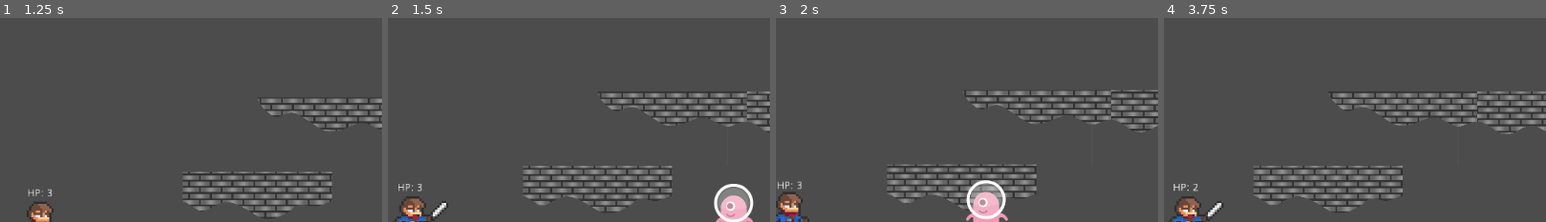
Above: before the commit, frames 1-4 (left to right).
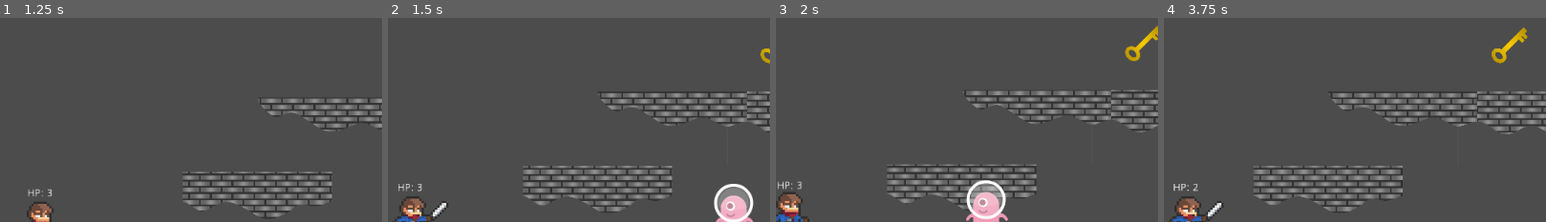
Above: after the commit, the same moments.

Repository: RodrigoSonego/the-beasts-call
Game: Godot game, scene res://scenes/levels/Level-1.tscn
The game is run twice, just before and just after one commit, with the same random seed, the same clock (stepped at 60 frames per second) and the same inputs.
Inputs:
- Up to frame 1 (1.25 s): hold Right (move_right) from 0.53 s (still down); tap Down (interact_with_door) at 0.6 s; tap Up (jump) at 0.77 s
- Up to frame 2 (1.5 s): keep holding Right (move_right); tap Z (attack) at 1.35 s
- Up to frame 3 (2 s): keep holding Right (move_right); tap Up (jump) at 1.52 s; tap Down (interact_with_door) at 1.55 s
- Up to frame 4 (3.75 s): release Right (move_right) at 2.03 s; hold Left (move_left) 2.03-2.78 s; tap Down (interact_with_door) at 2.1, 2.85 s; hold Right (move_right) from 2.78 s (still down); tap Up (jump) at 3.02 s; tap Z (attack) at 3.6 s
The pictures show only the part of the screen within x 50-100%, y 2-52%; the shares and areas given below are measured in that part.

Frame 1 is identical in both runs. In frame 2, 0.1% of the frame differs, in the area x 97-100%, y 14-23%; in frame 3, 0.4%; in frame 4, 0.5%, in the area x 85-96%, y 4-23%.

Commit message:
feature: locked doors

Diff:
--- a/scenes/levels/Level-1.tscn
+++ b/scenes/levels/Level-1.tscn
@@ -6,6 +6,7 @@
 [ext_resource path="res://scenes/Items/Potion.tscn" type="PackedScene" id=4]
 [ext_resource path="res://scripts/Level.gd" type="Script" id=5]
 [ext_resource path="res://scenes/Items/Door.tscn" type="PackedScene" id=6]
+[ext_resource path="res://scenes/Items/Key.tscn" type="PackedScene" id=7]
 
 [node name="DemoLevel" type="Node2D"]
 script = ExtResource( 5 )
@@ -33,5 +34,9 @@
 
 [node name="Door" parent="." instance=ExtResource( 6 )]
 position = Vector2( 1054, 454 )
+is_locked = true
+
+[node name="Key" parent="." instance=ExtResource( 7 )]
+position = Vector2( 943, 238 )
 
 [connection signal="on_door_interaction" from="Door" to="." method="_on_change_level"]
--- a/scripts/Door.gd
+++ b/scripts/Door.gd
@@ -1,21 +1,28 @@
 extends Area2D
 
 signal on_door_interaction()
+export var is_locked:= false
 
 var is_player_in_range:= false
+var player_has_key := false
 
 func _physics_process(delta):
 	if(is_player_in_range == false): return
 
 	if(Input.is_action_just_pressed("interact_with_door")):
+		if (is_locked and player_has_key == false):
+			print('ta trancada manito')
+			return
+
 		emit_signal("on_door_interaction")
 
-
 func _on_Door_area_entered(area):
-	print('entrou aqui')
 	is_player_in_range = true
 
+	var player: Player
+	player = area.get_node("..")
+
+	player_has_key = player.get_has_key()
 
 func _on_Door_area_exited(area):
-	print('saiu')
 	is_player_in_range = false
--- a/scripts/Level.gd
+++ b/scripts/Level.gd
@@ -5,5 +5,4 @@
 export var level_index := 0
 
 func _on_change_level():
-	print('chegou aqui')
 	emit_signal("level_changed", level_index)
--- a/scripts/Player.gd
+++ b/scripts/Player.gd
@@ -7,7 +7,7 @@
 
 export var attack_knockback := 500.0
 
-var keys_held := 0
+var has_key := false
 
 func _ready():
 	anim_state_machine = $AnimationTree.get("parameters/playback")
@@ -116,7 +116,14 @@
 	print(hp)
 
 func grab_key():
-	keys_held += 1
+	print('pegaste la chavita')
+	has_key = true
+
+func consume_key():
+	has_key = false
+
+func get_has_key():
+	return has_key
 
 func _on_AttackHitbox_area_entered(area):
 	if(area.is_in_group("enemy")):
@@ -127,7 +134,3 @@
 
 func _on_Hurtbox_area_entered(area):
 	take_damage()
-
-
-func _on_Area2D_area_entered(area):
-	pass # Replace with function body.
Not shown: 1 places in scenes/levels/Level-1.tscn that only renumber resources
